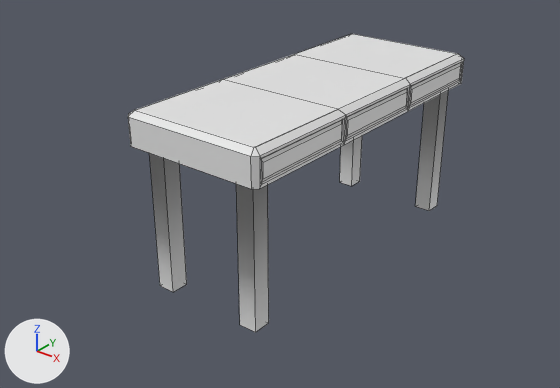
An edit to the FBX model Gamerella2025_Unity/Assets/Art/Models/table.fbx, drawn before and after from the same camera.
One viewpoint serves both versions: a 50 mm lens placed at (3.08, -4.23, 1.77), pointed at (-0.13, -0.21, -0.72). Every picture has the same lights, and +X, +Y and +Z are marked at lower left. Mesh edges are drawn as thin lines.

The older version as bpy lines, for what is in view:
```python
me_cube_010 = bpy.data.meshes.new('Cube.010')
me_cube_010.from_pydata(...)  # 124 vertices, 114 faces; spans x -0.54..0.54, y -1.26..1.26, z -1.16..0.13
ob_cube_004 = bpy.data.objects.new('Cube.004', me_cube_010)
ob_cube_004.location = (0.0, 0.0, 0.0)
```
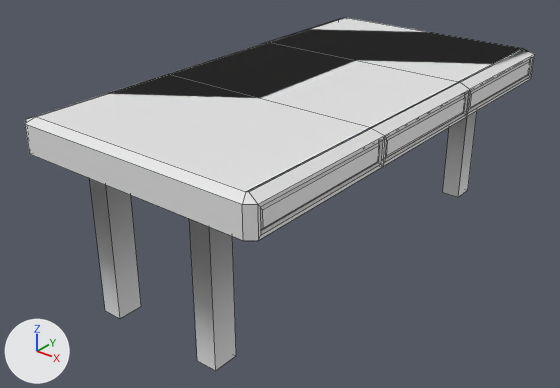
Commit message: replaced table

Edits to the bpy script that builds the scene:
```text
Change me_cube_010:
    where me_cube_010.from_pydata(...)  # 124 vertices, 114 faces; spans x -0.54..0.54, y -1.26..1.26, z -1.16..0.13
    used by ob_cube_004; location = (0.0, 0.0, 0.0)
    me_cube_010 part 1: a new loose piece, a box spanning x 0.38..0.53, y 1.42..1.6, z -1.16..0.02
    me_cube_010 part 2: a new loose piece, a box spanning x 0.34..0.49, y -1.6..-1.42, z -1.16..0.02
    me_cube_010 part 3: a new loose piece, a box spanning x -0.5..-0.35, y -1.6..-1.42, z -1.16..0.02
    me_cube_010 part 4: the loose piece of 92 vertices spanning x -0.54..0.54, y -1.26..1.26, z -0.1..0.13 is scaled about its middle by (1.74, 1.38, 1), then moved by (-0.02, 0.0, 0.0)
    me_cube_010 part 5: the loose piece of 8 vertices spanning x 0.33..0.46, y 1.03..1.16, z -1.16..0.02 is deleted
    me_cube_010 part 6: the loose piece of 8 vertices spanning x 0.3..0.43, y -1.16..-1.03, z -1.16..0.02 is deleted
    me_cube_010 part 7: the loose piece of 8 vertices spanning x -0.44..-0.31, y -1.16..-1.03, z -1.16..0.02 is deleted
    me_cube_010 part 8: the loose piece of 8 vertices spanning x -0.44..-0.31, y 1.03..1.16, z -1.16..0.02 is deleted
```

What differs and where, as boxes (x1, y1, x2, y2) in the pictures (560 x 388 px; the box of a moved part takes in the faces that stretch with it):
'Cube.004', reshaped (52% wider, 18% taller): before (128, 34, 464, 332); after (25, 18, 535, 371)
part 1 of me_cube_010, added: after (443, 111, 477, 197)
part 2 of me_cube_010, added: after (189, 219, 236, 371)
part 3 of me_cube_010, added: after (90, 179, 141, 319)
part 4 of me_cube_010, moved or reshaped: before (128, 34, 464, 189); after (25, 18, 535, 241)
part 5 of me_cube_010, deleted: before (416, 91, 448, 211)
part 6 of me_cube_010, deleted: before (236, 184, 269, 332)
part 7 of me_cube_010, deleted: before (150, 153, 187, 292)
part 8 of me_cube_010, deleted: before (340, 136, 362, 186)
